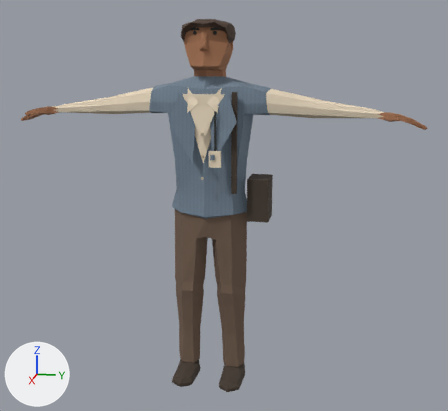
One commit to the glTF model public/assets/characters/office/office-taemin.glb: the scene before it, then after it.
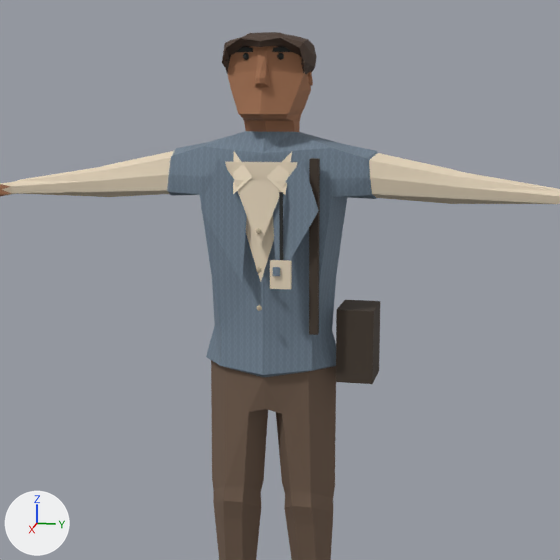
Each version appears first whole from a 50 mm camera at (3.08, 0.69, 1.74) aimed at (-0.02, 0.07, 0.96), and next in a close-up on the part from 12% to 84% of the width and 0% to 79% of the height. Arrows for +X, +Y and +Z are at lower left; the lights stay in place. The last two pictures show the newer version. Where no turn or scale is listed for an object, it has been applied to the vertices.

The first close-up shows 'Collar', 'Collar.001', 'Human_Mesh', 'Shirt inset', 'Shoulder satchel', 'Shoulder strap', 'Tailored lapel', 'Tailored lapel.001', 'Vest V neck' and 3 more.
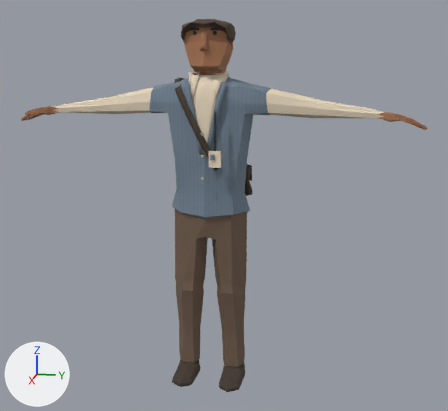
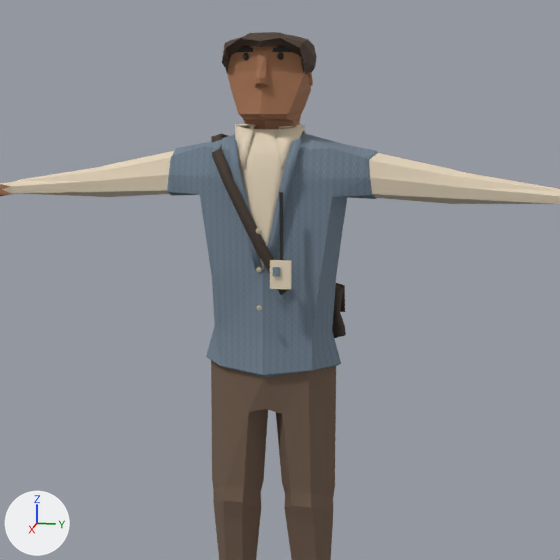
Boxes [x1, y1, x2, y2] around the edits, measured in the close-ups (560 x 560 px):
'Shoulder satchel', deleted
    before: [336, 300, 380, 384]
'office-taemin_Fit_shirt_v', added (beige)
    after: [235, 124, 305, 269]
'Tailored lapel', deleted (blue)
    before: [201, 158, 247, 282]
'Tailored lapel.001', deleted (blue)
    before: [273, 159, 319, 261]
'office-taemin_Fit_shoulder_bag', added
    after: [211, 133, 346, 338]
'Vest V neck', deleted (beige)
    before: [234, 180, 286, 248]
'Shoulder strap', deleted
    before: [309, 158, 320, 335]
'office-taemin_Fit_vest_v', added (blue)
    after: [229, 138, 302, 270]
'Shirt inset', deleted (beige)
    before: [225, 161, 298, 282]
'office-taemin_Fit_shirt_collar', added (beige)
    after: [236, 123, 306, 168]
'Collar.001', deleted
    before: [267, 152, 292, 195]
'Collar', deleted
    before: [233, 152, 252, 194]

Edits to the bpy script that builds the scene:
```text
Add me_office_taemin_fit_vest_v:
    me_office_taemin_fit_vest_v.from_pydata(...)  # 48 vertices, 88 faces; spans x 0.082..0.135, y -0.105..0.106, z 1.242..1.609
    me_office_taemin_fit_vest_v.materials.append(mat_coat_001)  # picture img_office_taemin_coat_knit
Add me_office_taemin_fit_shoulder_bag:
    me_office_taemin_fit_shoulder_bag.from_pydata(...)  # 134 vertices, 256 faces; spans x -0.203..0.152, y -0.177..0.202, z 0.987..1.618
    me_office_taemin_fit_shoulder_bag.materials.append(mat_shoes)  # brown #44392f
Add me_office_taemin_fit_shirt_v:
    me_office_taemin_fit_shirt_v.from_pydata(...)  # 66 vertices, 128 faces; spans x 0.014..0.128, y -0.103..0.103, z 1.242..1.645
    me_office_taemin_fit_shirt_v.materials.append(mat_shirt)  # beige #e9d9bf
Add me_office_taemin_fit_shirt_collar:
    me_office_taemin_fit_shirt_collar.from_pydata(...)  # 90 vertices, 168 faces; spans x -0.126..0.124, y -0.102..0.103, z 1.527..1.648
    me_office_taemin_fit_shirt_collar.materials.append(mat_shirt)  # beige #e9d9bf
Remove ob_collar:
    ob_collar = bpy.data.objects.new('Collar', me_collar)
    ob_collar.location = (0.0, 0.0, 0.002)
Remove ob_collar_001:
    ob_collar_001 = bpy.data.objects.new('Collar.001', me_collar_001)
    ob_collar_001.location = (0.0, 0.0, 0.002)
Remove ob_shirt_inset:
    ob_shirt_inset = bpy.data.objects.new('Shirt inset', me_shirt_inset)
    ob_shirt_inset.location = (0.0, 0.0, 0.002)
Remove ob_shoulder_satchel:
    ob_shoulder_satchel = bpy.data.objects.new('Shoulder satchel', me_큐브_003)
    ob_shoulder_satchel.location = (0.0, 0.0, 0.002)
Remove ob_shoulder_strap:
    ob_shoulder_strap = bpy.data.objects.new('Shoulder strap', me_큐브_004)
    ob_shoulder_strap.location = (0.0, 0.0, 0.002)
Remove ob_tailored_lapel:
    ob_tailored_lapel = bpy.data.objects.new('Tailored lapel', me_tailored_lapel)
    ob_tailored_lapel.location = (0.0, 0.0, 0.002)
Remove ob_tailored_lapel_001:
    ob_tailored_lapel_001 = bpy.data.objects.new('Tailored lapel.001', me_tailored_lapel_001)
    ob_tailored_lapel_001.location = (0.0, 0.0, 0.002)
Remove ob_vest_v_neck:
    ob_vest_v_neck = bpy.data.objects.new('Vest V neck', me_vest_v_neck)
    ob_vest_v_neck.location = (0.0, 0.0, 0.002)
Add ob_office_taemin_fit_vest_v:
    ob_office_taemin_fit_vest_v = bpy.data.objects.new('office-taemin_Fit_vest_v', me_office_taemin_fit_vest_v)
    ob_office_taemin_fit_vest_v.location = (0.0, 0.0, 0.002)
Add ob_office_taemin_fit_shoulder_bag:
    ob_office_taemin_fit_shoulder_bag = bpy.data.objects.new('office-taemin_Fit_shoulder_bag', me_office_taemin_fit_shoulder_bag)
    ob_office_taemin_fit_shoulder_bag.location = (0.0, 0.0, 0.002)
Add ob_office_taemin_fit_shirt_v:
    ob_office_taemin_fit_shirt_v = bpy.data.objects.new('office-taemin_Fit_shirt_v', me_office_taemin_fit_shirt_v)
    ob_office_taemin_fit_shirt_v.location = (0.0, 0.0, 0.002)
Add ob_office_taemin_fit_shirt_collar:
    ob_office_taemin_fit_shirt_collar = bpy.data.objects.new('office-taemin_Fit_shirt_collar', me_office_taemin_fit_shirt_collar)
    ob_office_taemin_fit_shirt_collar.location = (0.0, 0.0, 0.002)
```
